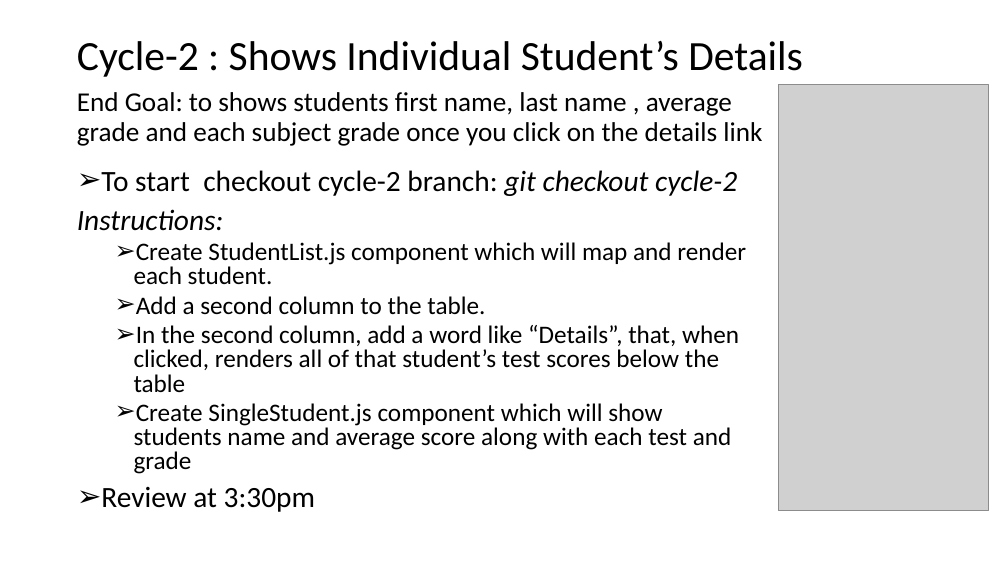
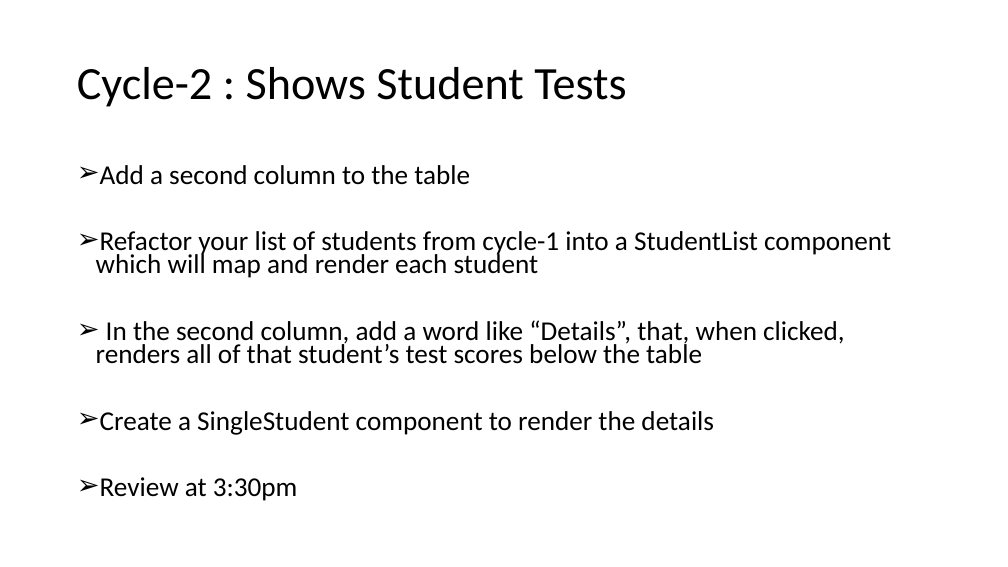
Before and after one commit to FullstackAcademy/Study-Saturday-React, a slide deck: slide 4 of Study-Saturday-w3.pptx. Drawn at 1008x567 pixels with LibreOffice and Linux fonts; fonts in the diff are those of the drawing; grey boxes stand for pictures. Boxes give left, top, right and bottom in pixels: in the first picture for what was removed or moved away, otherwise in the second. Text is boxed around its words. In the diff, an @@ line names an element or a change of style, - is before the commit and + after.

```diff
--- a/Study-Saturday-w3.pptx
+++ b/Study-Saturday-w3.pptx
@@ title at (77,67,626,107): text changed; size 39.6 to 44 pt @@
-Cycle-2 : Shows Individual Student’s Details
+Cycle-2 : Shows Student Tests
@@ picture removed at (779,85,989,511) @@
@@ text removed at (77,92,762,146) @@
-End Goal: to shows students first name, last name , average grade and each subject grade once you click on the details link
@@ text at (96,165,891,278): text changed; size 24 to 25.9 pt @@
-➢ To start checkout cycle-2 branch: git checkout cycle-2
-Instructions:
-  ➢ Create StudentList.js component which will map and render each student.
-  ➢ Add a second column to the table.
+➢ Add a second column to the table
+➢ Refactor your list of students from cycle-1 into a StudentList component which will map and render each student
@@ text at (96,320,845,501): size 24 to 25.9 pt in "In the second column, add a word ..."; size 28 to 25.9 pt in "Review at 3:30pm"; list level 2 to 1 in "In the second column, add ..."; line spacing 0.8 to 0.7 @@
@@ text at (100,411,714,435): text changed; size 24 to 25.9 pt @@
-  ➢ Create SingleStudent.js component which will show students name and average score along with each test and grade
+➢ Create a SingleStudent component to render the details
```
Also in this commit, not shown: 1 other slide changed, 1 other file.
